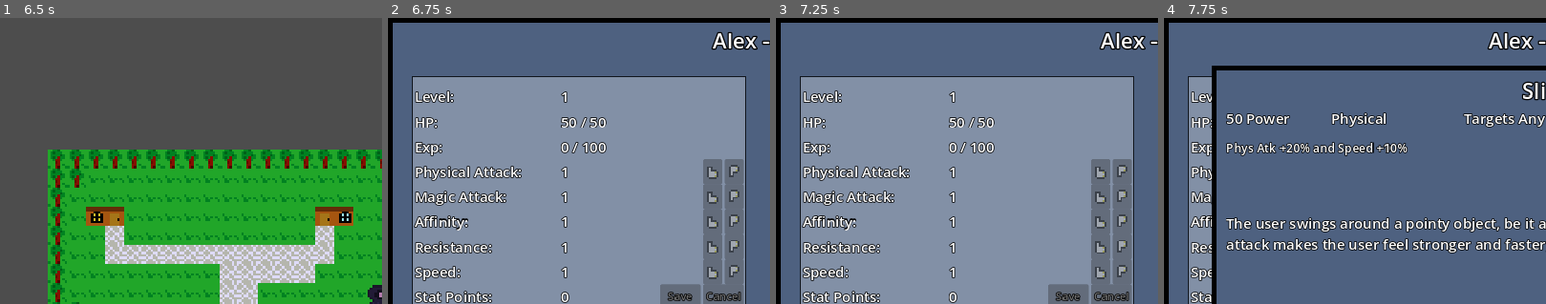
Above: before the commit, frames 1-4 (left to right).
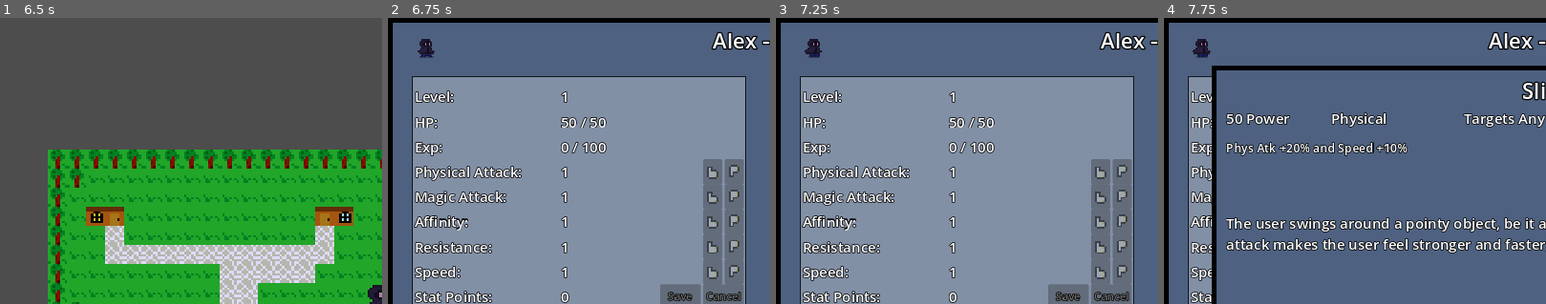
Above: after the commit, the same moments.

Repository: 123outerme/Shards-of-Grandeur
Game: Godot game, scene res://GameScenes/MainMenu.tscn
The game is run twice, just before and just after one commit, with the same random seed, the same clock (stepped at 60 frames per second) and the same inputs.
Inputs (mouse positions are % of the whole screen's width and height, from its top left):
- Up to frame 1 (6.5 s): click "New Game" at 0.5 s; click (50, 46) at 1.27 s; type "Alex" at 1.35 s; click "New Game" at 2 s; click "Confirm & Start!" at 2.75 s; tap Enter at 3.5 s; hold D (move_right) 3.53-4.28 s; hold F (game_decline) 3.53-4.28 s; hold S (move_down) 4.28-5.03 s; tap Space (game_interact) at 4.35, 5 s; hold D (move_right) 5.03-5.75 s; hold Q (game_quests) 5.03-5.75 s; click "Back" at 5.75 s
- Up to frame 2 (6.75 s): tap Enter at 6.5 s; hold W (move_up) from 6.53 s (still down); tap R (game_stats) at 6.6 s
- Up to frame 3 (7.25 s): keep holding W (move_up)
- Up to frame 4 (7.75 s): release W (move_up) at 7.25 s; click "Details" at 7.25 s
The pictures show only the part of the screen within x 0-50%, y 0-50%; the shares and areas given below are measured in that part.

Frame 1 is identical in both runs. In frame 2, 0.2% of the frame differs, in the area x 7-13%, y 7-14%; in frame 3, 0.2%; in frame 4, 0.2%.

Commit message:
Fix new save not adding correct player animations

Diff:
--- a/Scripts/Player/PlayerResources.gd
+++ b/Scripts/Player/PlayerResources.gd
@@ -77,7 +77,7 @@
 
 func new_game(save_path):
 	playerInfo = PlayerInfo.new()
-	playerInfo.combatant.spriteFrames = load('res://Graphics/animations/Player.tres')
+	playerInfo.combatant.spriteFrames = load('res://Graphics/animations/a_player.tres')
 	inventory = Inventory.new(true)
 	inventory.save_data(save_path, inventory)
 	questInventory = QuestInventory.new()
